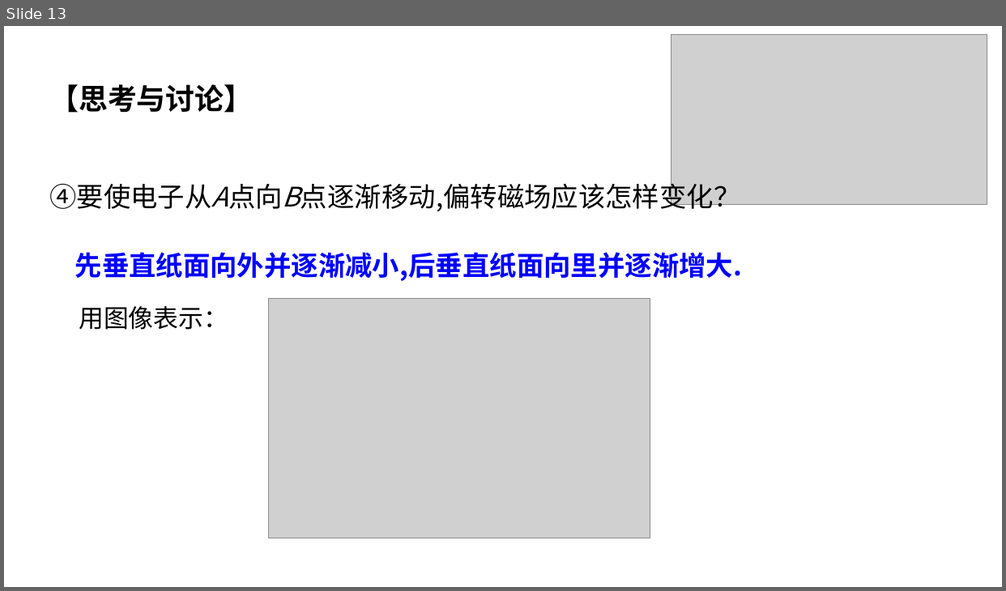
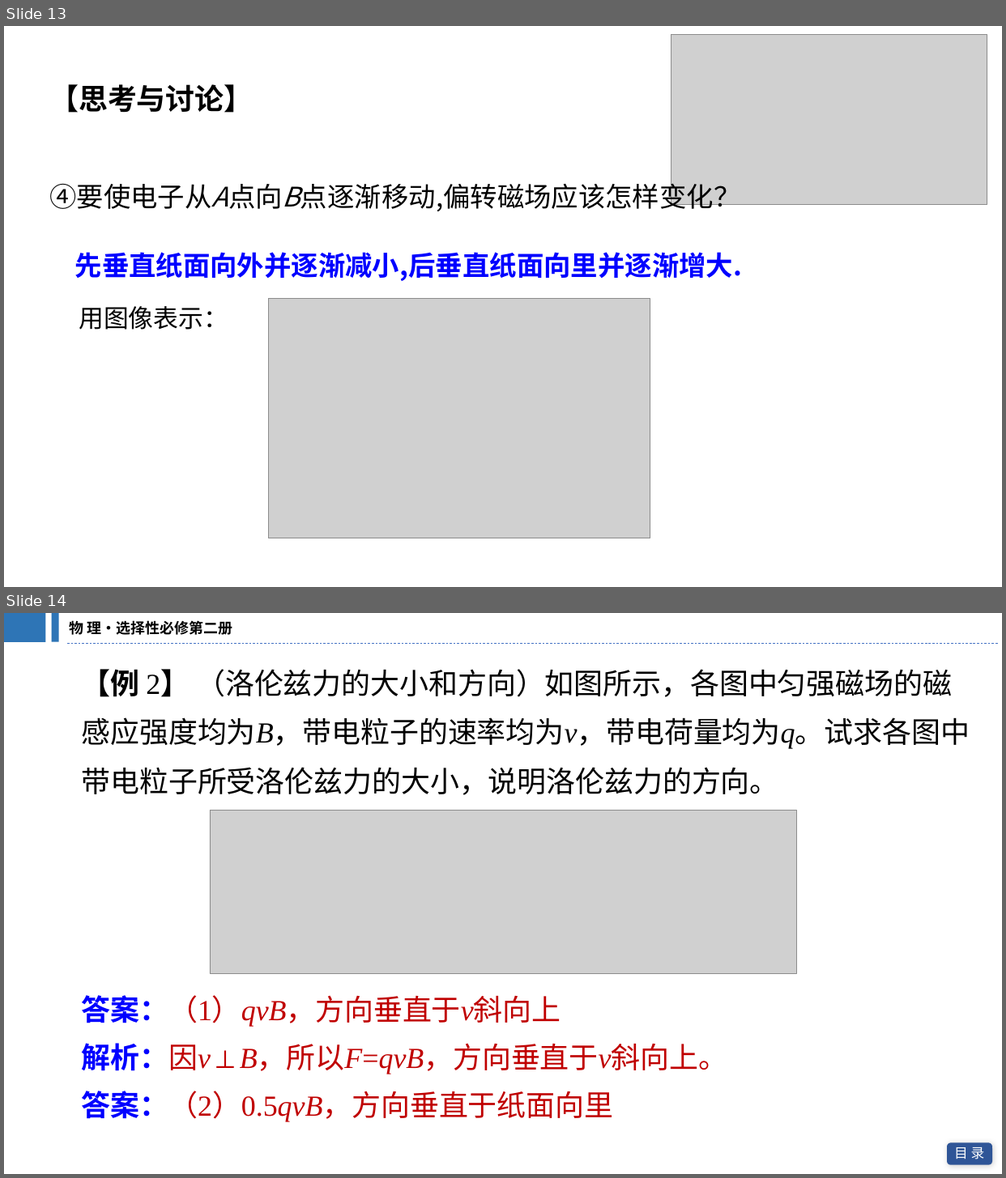
Before and after one commit to broshu/lab, a slide deck: ppt/磁场对运动电荷的作用力.pptx. Shown one above the other, each under a label of ours: slide 13 before the commit, slides 13 and 14 after it. The pictures are 1006x591 and 1006x1178 pixels, drawn with LibreOffice and Linux fonts; fonts in the diff are those of the drawing; grey boxes stand for pictures. Boxes give left, top, right and bottom in pixels: in the first picture for what was removed or moved away, otherwise in the second. Text is boxed around its words. In the diff, an @@ line names an element or a change of style, - is before the commit and + after.

```diff
--- a/ppt/磁场对运动电荷的作用力.pptx
+++ b/ppt/磁场对运动电荷的作用力.pptx
@@ slide 14 added at (4, 613, 1002, 1174), background #FFFFFF @@
@@ rectangle added at (4, 613, 46, 642), fill #2E75B6 @@
@@ rectangle added at (51, 613, 58, 642), fill #2E75B6 @@
@@ text added at (69, 620, 233, 635), 14 pt, text #000000, bold @@
+物 理·选择性必修第二册
@@ line added from (68, 643) to (999, 643), #4472C4 0.5 pt dashed @@
@@ text added at (82, 669, 970, 795), 28 pt, text #000000 @@
+【例 2】 （洛伦兹力的大小和方向）如图所示，各图中匀强磁场的磁
+感应强度均为B，带电粒子的速率均为v，带电荷量均为q。试求各图中
+带电粒子所受洛伦兹力的大小，说明洛伦兹力的方向。
@@ picture added at (210, 811, 797, 973) @@
@@ text added at (82, 995, 561, 1027), 28 pt, text #C00000 @@
+答案：（1）qvB，方向垂直于v斜向上
@@ text added at (82, 1043, 728, 1075), 28 pt, text #C00000 @@
+解析：因v⊥B，所以F=qvB，方向垂直于v斜向上。
@@ text added at (82, 1091, 614, 1122), 28 pt, text #C00000 @@
+答案：（2）0.5qvB，方向垂直于纸面向里
@@ rounded rectangle added at (948, 1143, 993, 1165), fill #2F5597 @@
@@ text added at (954, 1148, 985, 1160), 13 pt, text #FFFFFF @@
+目 录
```
Also in this commit, not shown: 3 other slides added.
